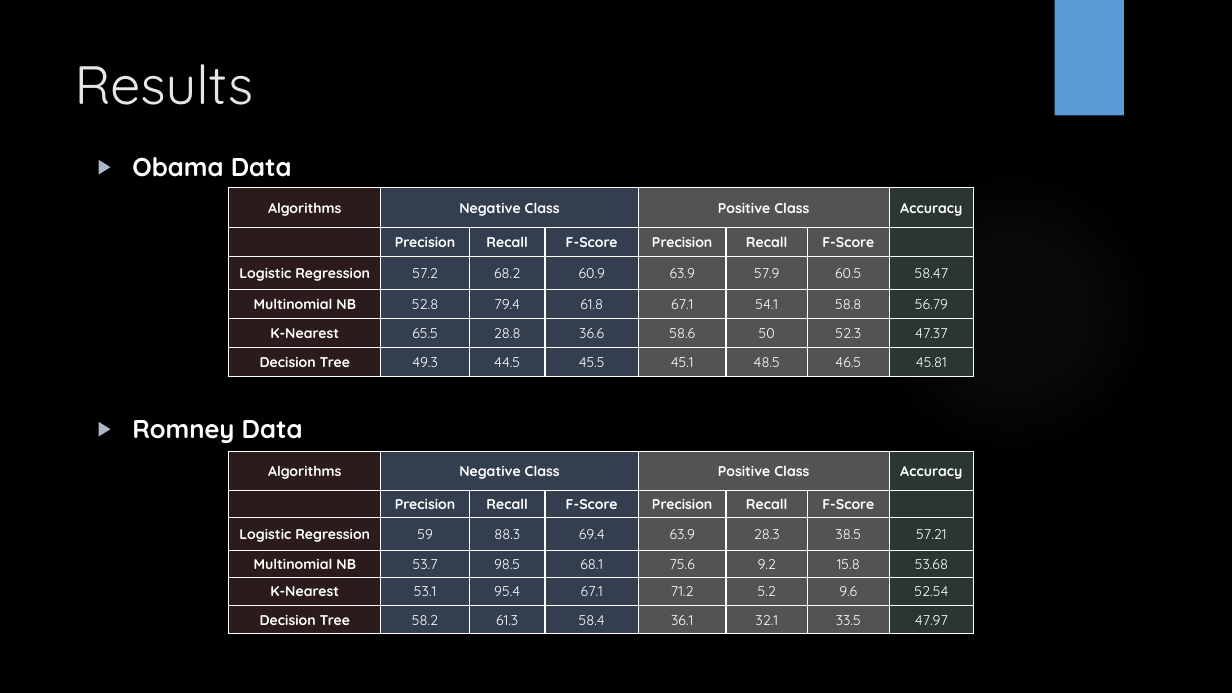
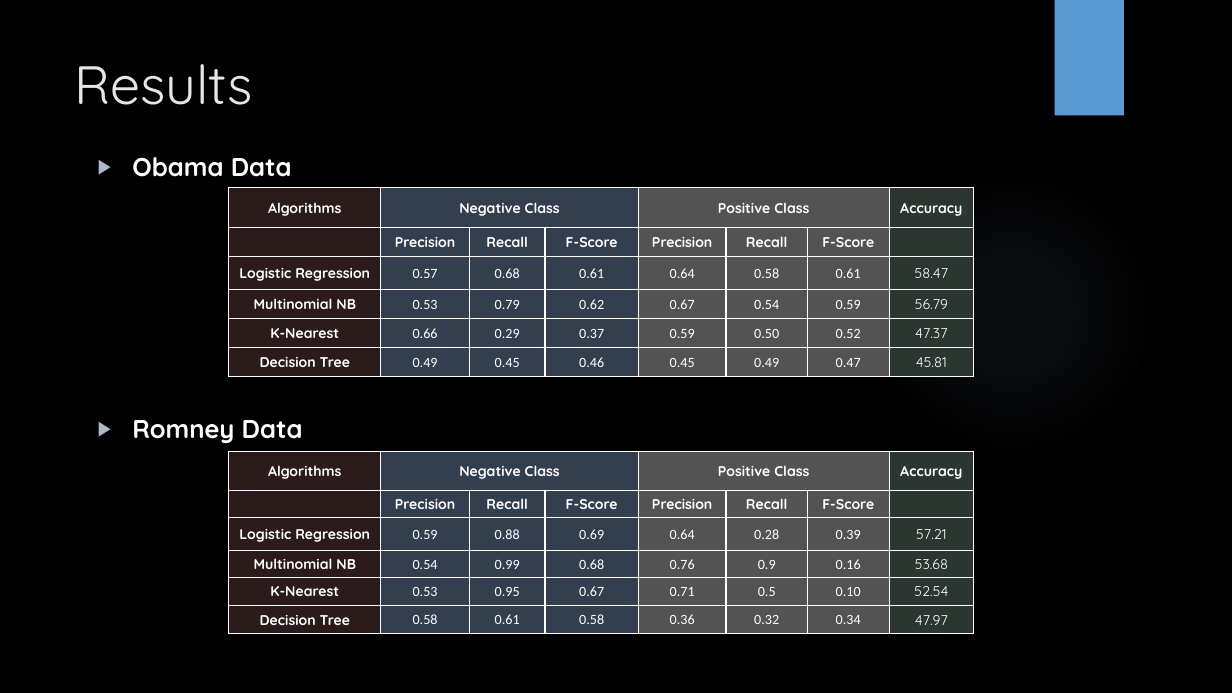
Before and after one commit to mkvalluri/cs583-project-2, a slide deck: slide 4 of docs/Presentation.pptx. Drawn at 1232x693 pixels with LibreOffice and Linux fonts; fonts in the diff are those of the drawing; background and template pictures are left out. Boxes give left, top, right and bottom in pixels: in the first picture for what was removed or moved away, otherwise in the second. Text is boxed around its words. In the diff, an @@ line names an element or a change of style, - is before the commit and + after.

Commit message:
Changes ppt and excel

```diff
--- a/docs/Presentation.pptx
+++ b/docs/Presentation.pptx
@@ table at [229,188,974,377] @@
-row 3: Logistic Regression | 57.2 | 68.2 | 60.9 | 63.9 | 57.9 | 60.5 | 58.47
+row 3: Logistic Regression | 0.57 | 0.68 | 0.61 | 0.64 | 0.58 | 0.61 | 58.47
-row 4: Multinomial NB | 52.8 | 79.4 | 61.8 | 67.1 | 54.1 | 58.8 | 56.79
+row 4: Multinomial NB | 0.53 | 0.79 | 0.62 | 0.67 | 0.54 | 0.59 | 56.79
-row 5: K-Nearest | 65.5 | 28.8 | 36.6 | 58.6 | 50 | 52.3 | 47.37
+row 5: K-Nearest | 0.66 | 0.29 | 0.37 | 0.59 | 0.50 | 0.52 | 47.37
-row 6: Decision Tree | 49.3 | 44.5 | 45.5 | 45.1 | 48.5 | 46.5 | 45.81
+row 6: Decision Tree | 0.49 | 0.45 | 0.46 | 0.45 | 0.49 | 0.47 | 45.81
@@ table at [229,452,974,634] @@
-row 3: Logistic Regression | 59 | 88.3 | 69.4 | 63.9 | 28.3 | 38.5 | 57.21
+row 3: Logistic Regression | 0.59 | 0.88 | 0.69 | 0.64 | 0.28 | 0.39 | 57.21
-row 4: Multinomial NB | 53.7 | 98.5 | 68.1 | 75.6 | 9.2 | 15.8 | 53.68
+row 4: Multinomial NB | 0.54 | 0.99 | 0.68 | 0.76 | 0.9 | 0.16 | 53.68
-row 5: K-Nearest | 53.1 | 95.4 | 67.1 | 71.2 | 5.2 | 9.6 | 52.54
+row 5: K-Nearest | 0.53 | 0.95 | 0.67 | 0.71 | 0.5 | 0.10 | 52.54
-row 6: Decision Tree | 58.2 | 61.3 | 58.4 | 36.1 | 32.1 | 33.5 | 47.97
+row 6: Decision Tree | 0.58 | 0.61 | 0.58 | 0.36 | 0.32 | 0.34 | 47.97
```
Also in this commit, not shown: 1 other file.
